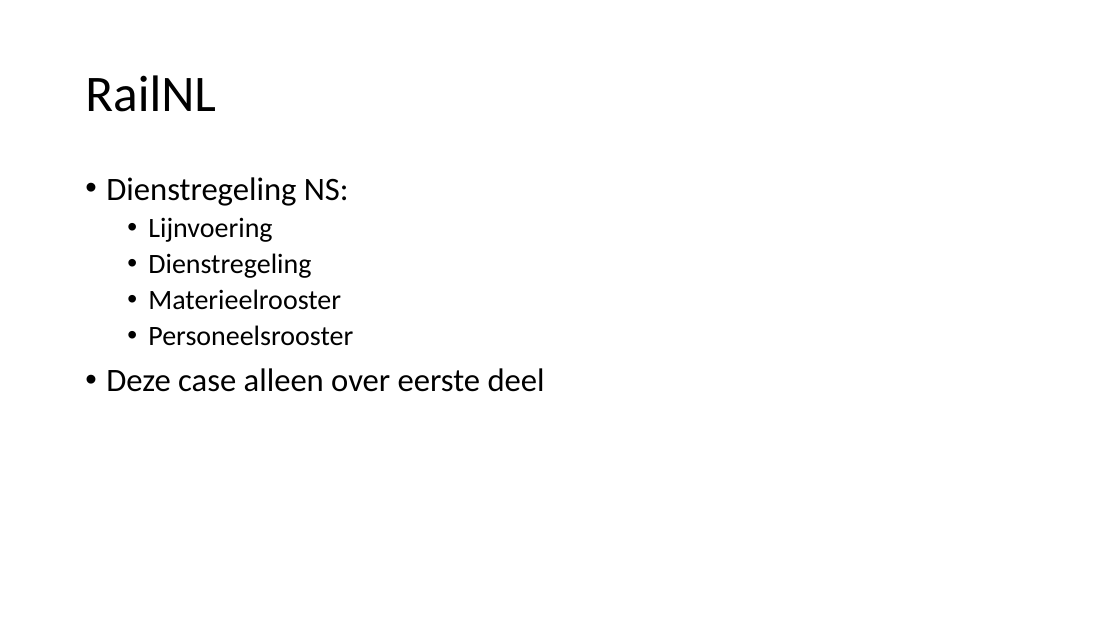
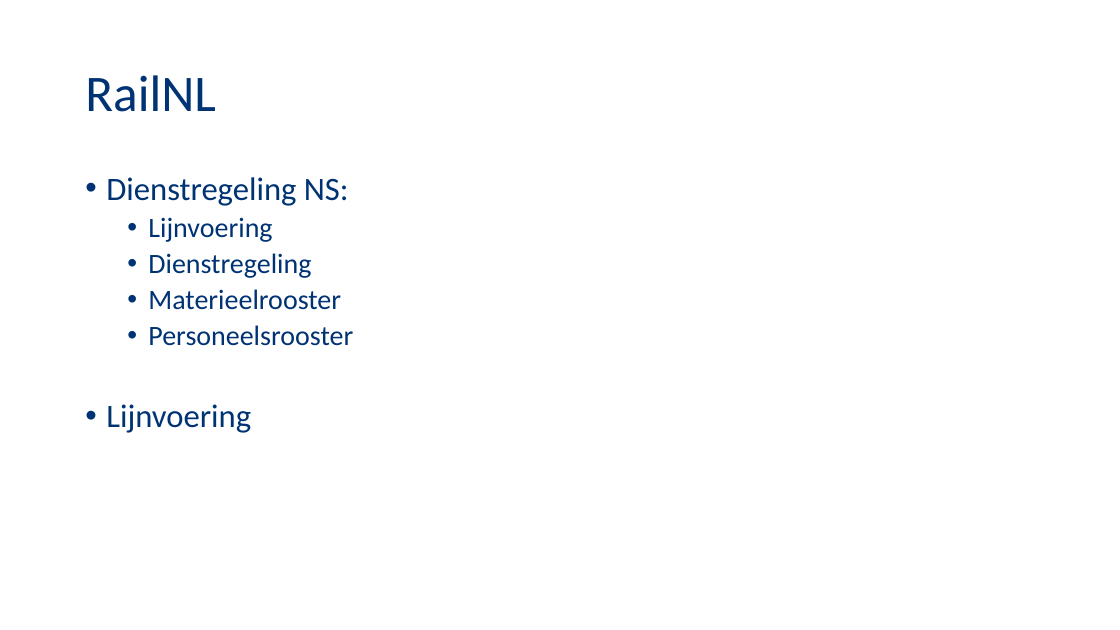
Before and after one commit to NegativeNancy/Team_Arjan, a slide deck: slide 3 of Presentaties/Presentatie1.pptx (slide 2 before the commit). Drawn at 1120x630 pixels with LibreOffice and Linux fonts; fonts in the diff are those of the drawing; background and template pictures are left out. Boxes give left, top, right and bottom in pixels: in the first picture for what was removed or moved away, otherwise in the second. Text is boxed around its words. In the diff, an @@ line names an element or a change of style, - is before the commit and + after.

```diff
--- a/Presentaties/Presentatie1.pptx
+++ b/Presentaties/Presentatie1.pptx
@@ title "RailNL" at [85, 75, 216, 112]: text colour #000000 to #003373 @@
@@ text at [106, 177, 353, 346]: text colour #000000 to #003373 in "Dienstregeling NS:", "Lijnvoering", "Dienstregeling", "Materieelrooster" and 1 more places @@
@@ text at [106, 404, 251, 433]: text changed; text colour #000000 to #003373 @@
-• Deze case alleen over eerste deel
+• Lijnvoering
```
Also in this commit, not shown: 3 other slides changed, 3 slides added, 1 slide removed, 1 other file.
